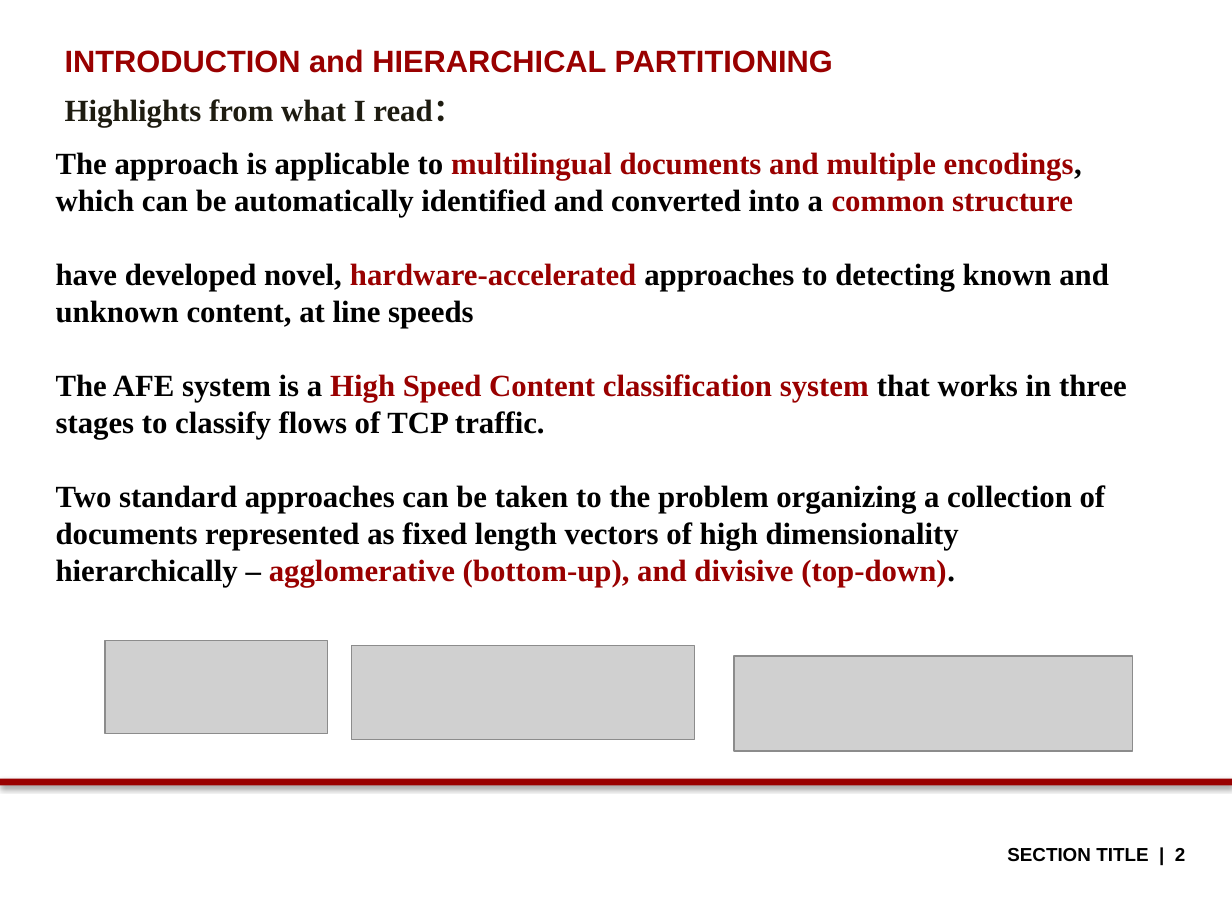
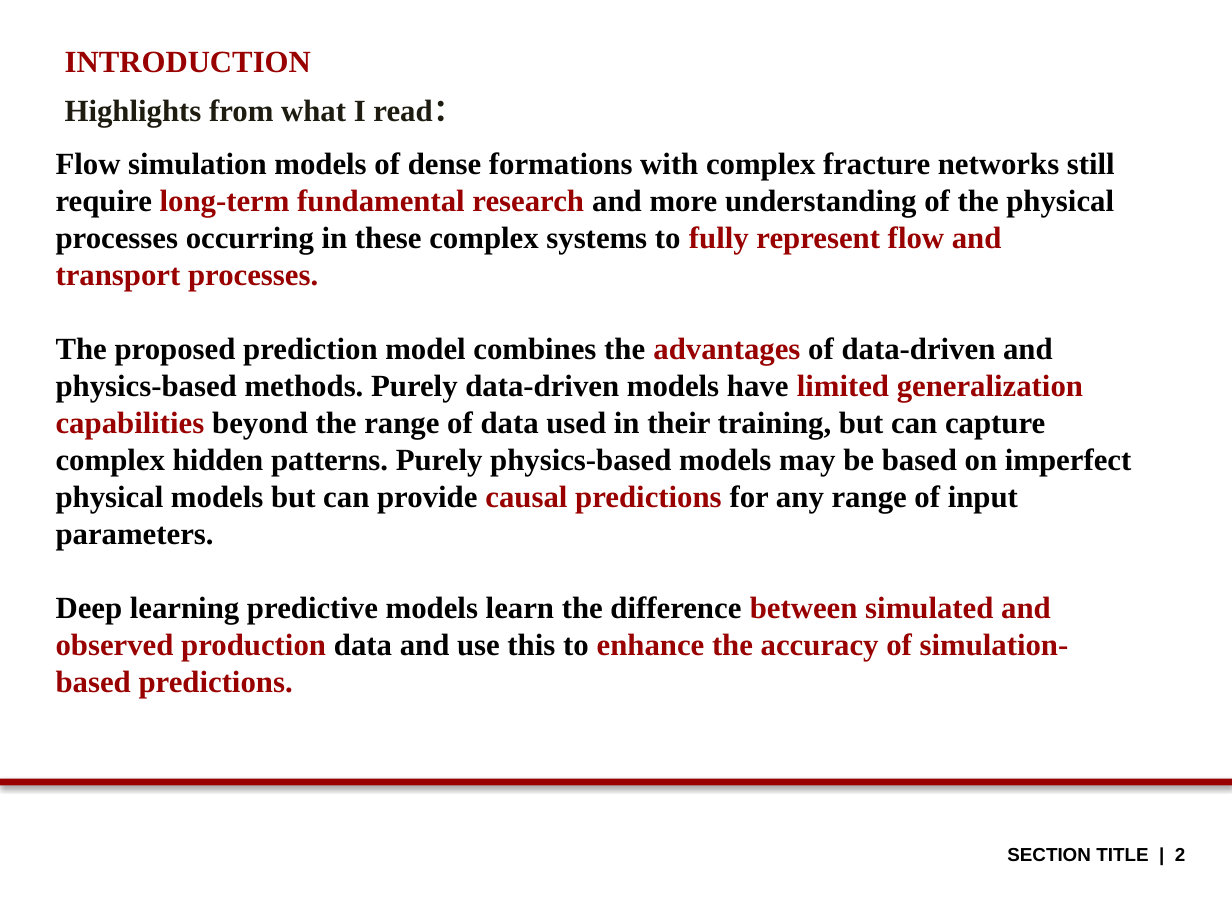
Before and after one commit to rayford295/DSCI560, a slide deck: slide 2 of DSCI560_Yifan Yang_Streaming Hierarchical.pptx. Drawn at 1232x924 pixels with LibreOffice and Linux fonts; fonts in the diff are those of the drawing; grey boxes stand for pictures; background and template pictures are left out. Boxes give left, top, right and bottom in pixels: in the first picture for what was removed or moved away, otherwise in the second. Text is boxed around its words. In the diff, an @@ line names an element or a change of style, - is before the commit and + after.

```diff
--- a/DSCI560_Yifan Yang_Streaming Hierarchical.pptx
+++ b/DSCI560_Yifan Yang_Streaming Hierarchical.pptx
@@ text at (x1=65, y1=51, x2=311, y2=73): text changed; font Arial to Times New Roman @@
-INTRODUCTION and HIERARCHICAL PARTITIONING
+INTRODUCTION
@@ text at (x1=56, y1=152, x2=1131, y2=698): text changed @@
-The approach is applicable to multilingual documents and multiple encodings, which can be automatically identified and converted into a common structure
-have developed novel, hardware-accelerated approaches to detecting known and unknown content, at line speeds
-The AFE system is a High Speed Content classification system that works in three stages to classify flows of TCP traffic.
-Two standard approaches can be taken to the problem organizing a collection of documents represented as fixed length vectors of high dimensionality hierarchically – agglomerative (bottom-up), and divisive (top-down).
+Flow simulation models of dense formations with complex fracture networks still require long-term fundamental research and more understanding of the physical processes occurring in these complex systems to fully represent flow and transport processes.
+The proposed prediction model combines the advantages of data-driven and physics-based methods. Purely data-driven models have limited generalization capabilities beyond the range of data used in their training, but can capture complex hidden patterns. Purely physics-based models may be based on imperfect physical models but can provide causal predictions for any range of input parameters.
+Deep learning predictive models learn the difference between simulated and observed production data and use this to enhance the accuracy of simulation-based predictions.
@@ picture removed at (x1=105, y1=641, x2=328, y2=734) @@
@@ picture removed at (x1=352, y1=646, x2=695, y2=739) @@
@@ picture removed at (x1=734, y1=657, x2=1132, y2=752) @@
```
Also in this commit, not shown: 2 other slides changed, 2 slides added, 3 slides removed, 1 other file.
